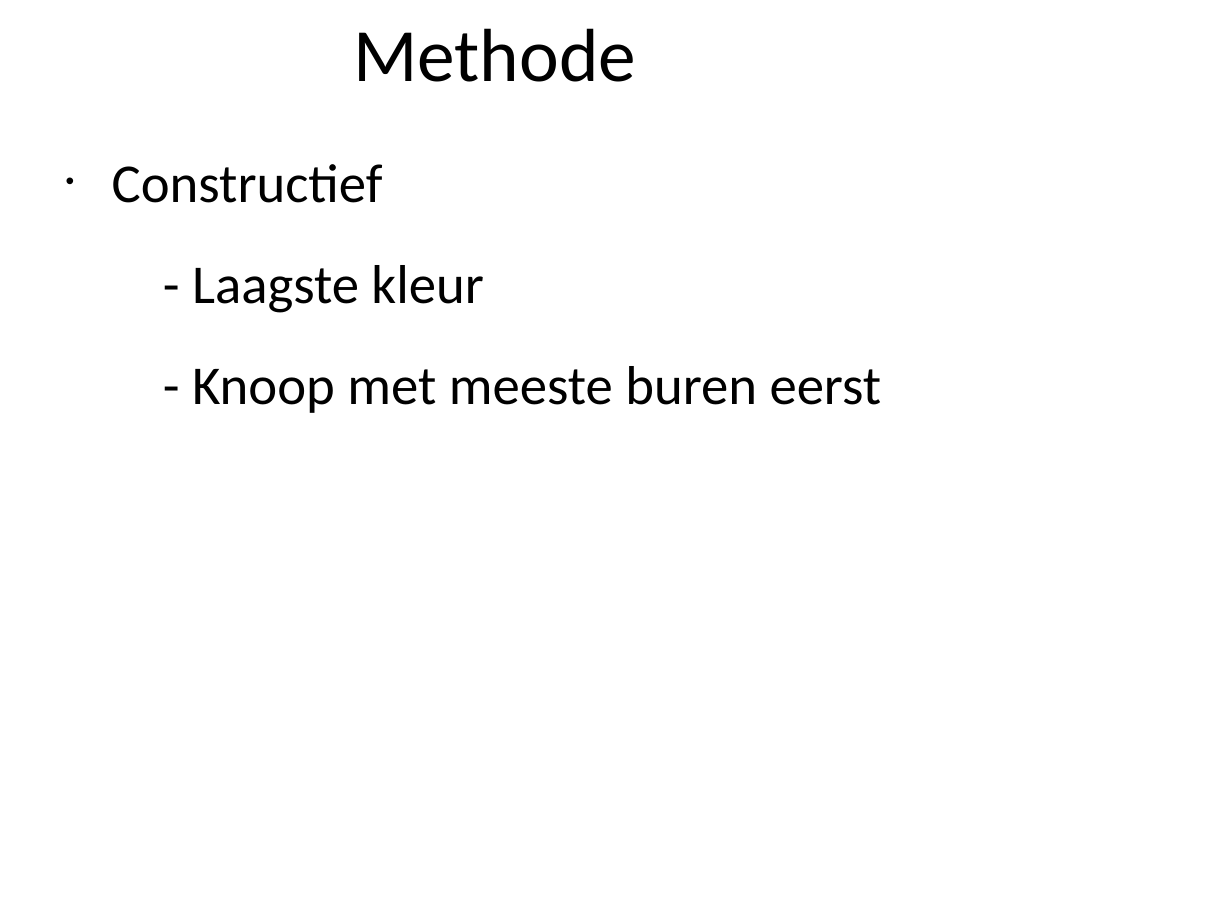
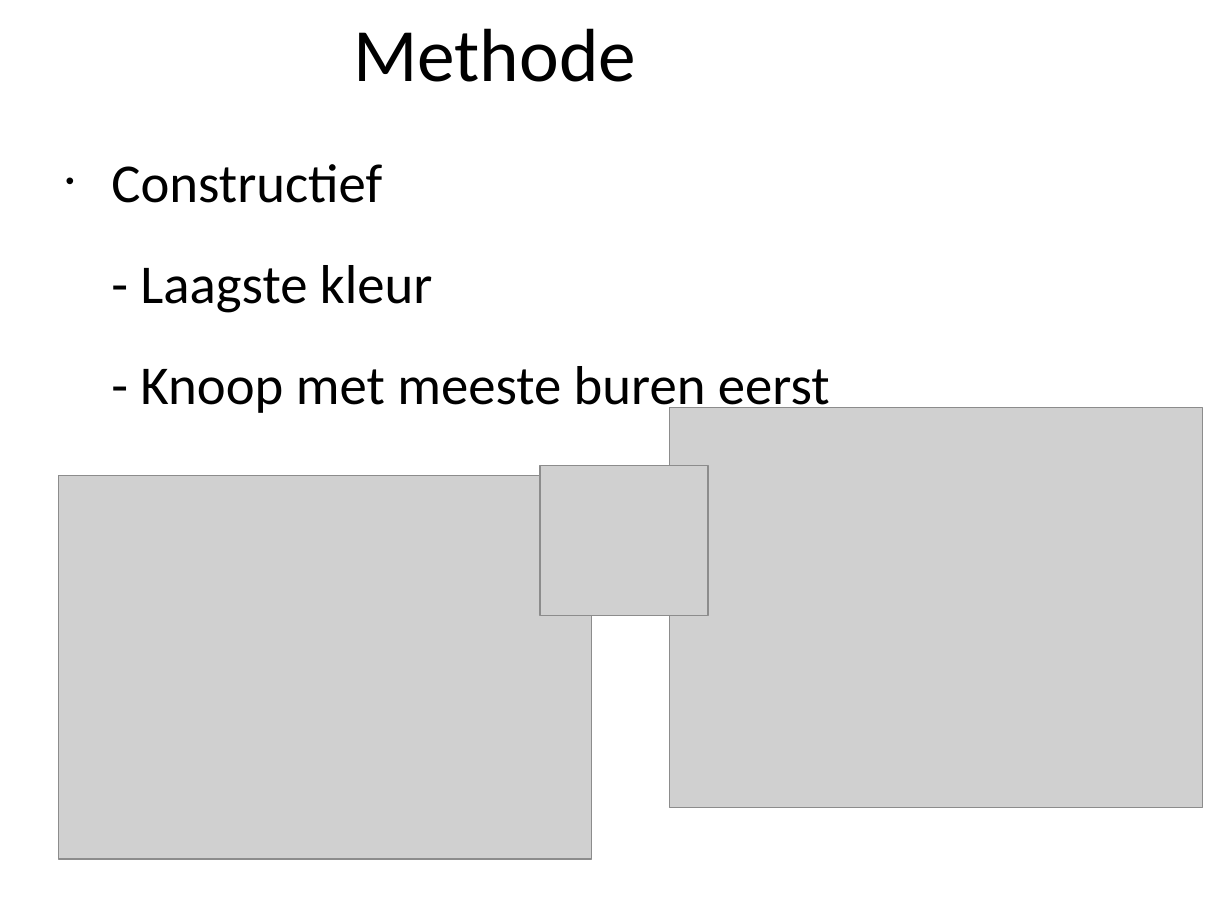
Before and after one commit to marten2/Heuristieken, a slide deck: slide 5 of Graafkleuring1.ppt. Drawn at 1232x924 pixels with LibreOffice and Linux fonts; fonts in the diff are those of the drawing; grey boxes stand for pictures; background and template pictures are left out. Boxes give left, top, right and bottom in pixels: in the first picture for what was removed or moved away, otherwise in the second. Text is boxed around its words. In the diff, an @@ line names an element or a change of style, - is before the commit and + after.

```diff
--- a/Graafkleuring1.ppt
+++ b/Graafkleuring1.ppt
@@ text "Constructief" at (x1=111, y1=164, x2=830, y2=418): indent changed @@
@@ picture added at (x1=669, y1=408, x2=1202, y2=808) @@
@@ picture added at (x1=59, y1=476, x2=593, y2=859) @@
@@ picture added at (x1=540, y1=466, x2=707, y2=616) @@
```
Also in this commit, not shown: 9 other slides changed.
